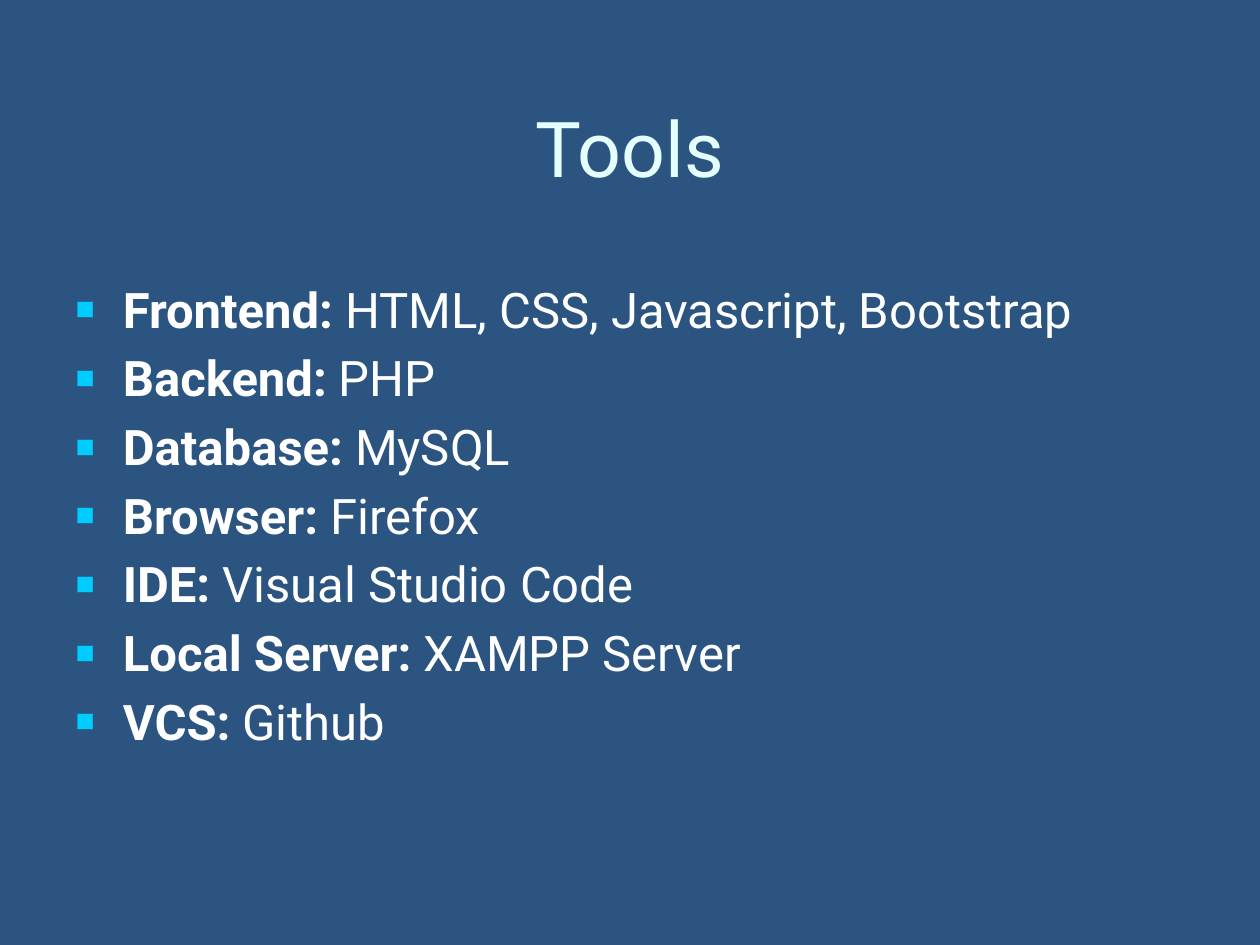
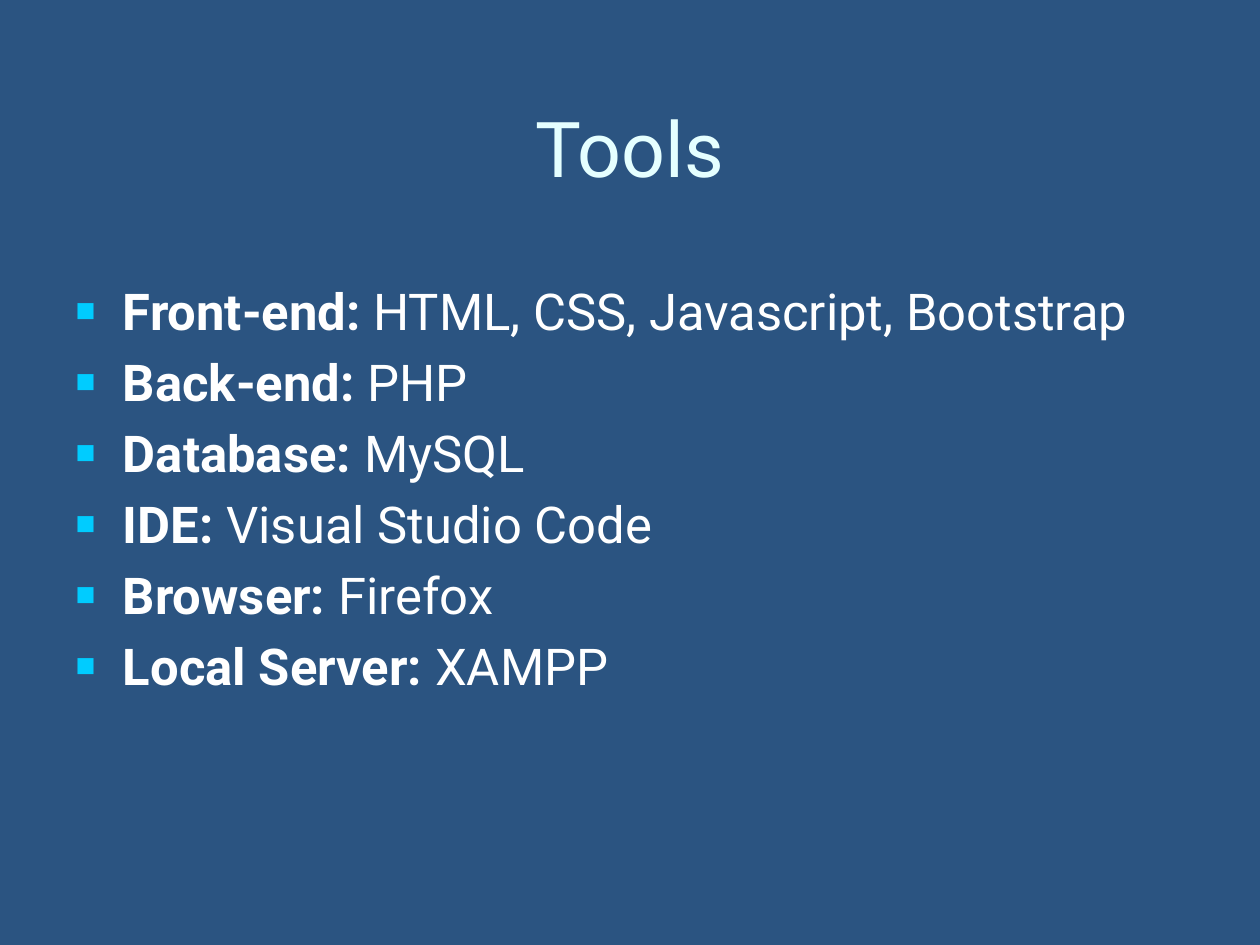
Before and after one commit to bc220403459/food_waste_management_system, a slide deck: slide 36 of documentation/2_FinalPresentation.pptx (slide 11 before the commit). Drawn at 1260x945 pixels with LibreOffice and Linux fonts; fonts in the diff are those of the drawing; background and template pictures are left out. Boxes give left, top, right and bottom in pixels: in the first picture for what was removed or moved away, otherwise in the second. Text is boxed around its words. In the diff, an @@ line names an element or a change of style, - is before the commit and + after.

```diff
--- a/documentation/2_FinalPresentation.pptx
+++ b/documentation/2_FinalPresentation.pptx
@@ text at <box>123,292,1127,402</box>: text changed; size 28 to 29 pt @@
-■ Frontend: HTML, CSS, Javascript, Bootstrap
-■ Backend: PHP
+■ Front-end: HTML, CSS, Javascript, Bootstrap
+■ Back-end: PHP
@@ text at <box>123,434,525,615</box>: size 28 to 29 pt in "Database: MySQL", "Browser: Firefox" @@
@@ text at <box>123,505,652,544</box>: paragraph added @@
+■ IDE: Visual Studio Code
@@ text at <box>123,647,608,686</box>: text changed; size 28 to 29 pt; bold on @@
-■ IDE: Visual Studio Code
-■ Local Server: XAMPP Server
-■ VCS: Github
+■ Local Server: XAMPP
```
Also in this commit, not shown: 7 other slides changed, 27 slides added, 2 slides removed, 5 other files.
